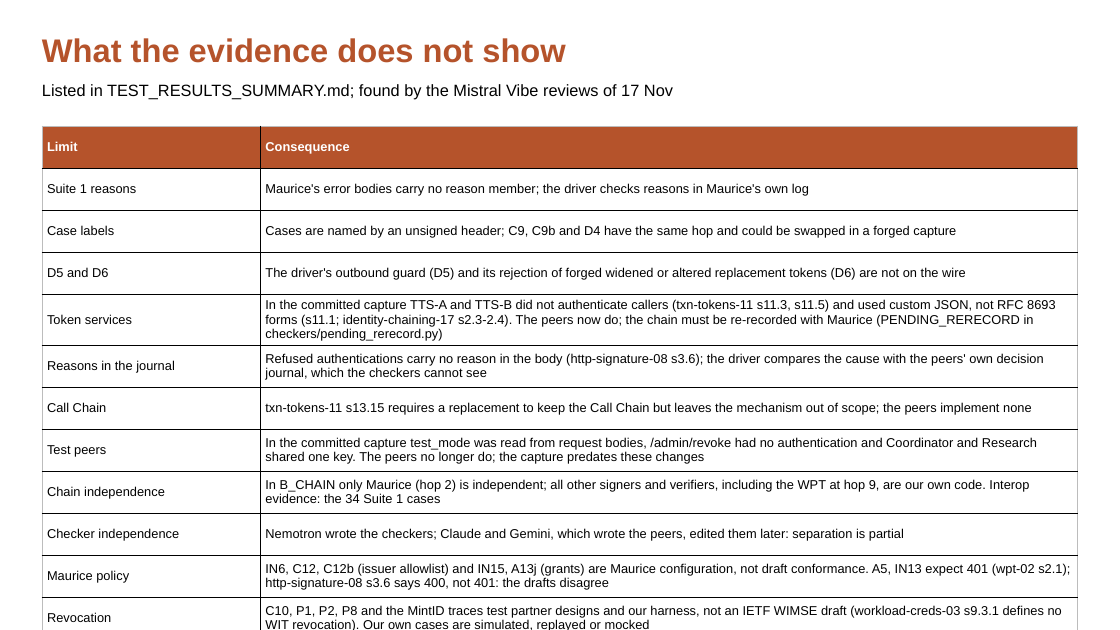
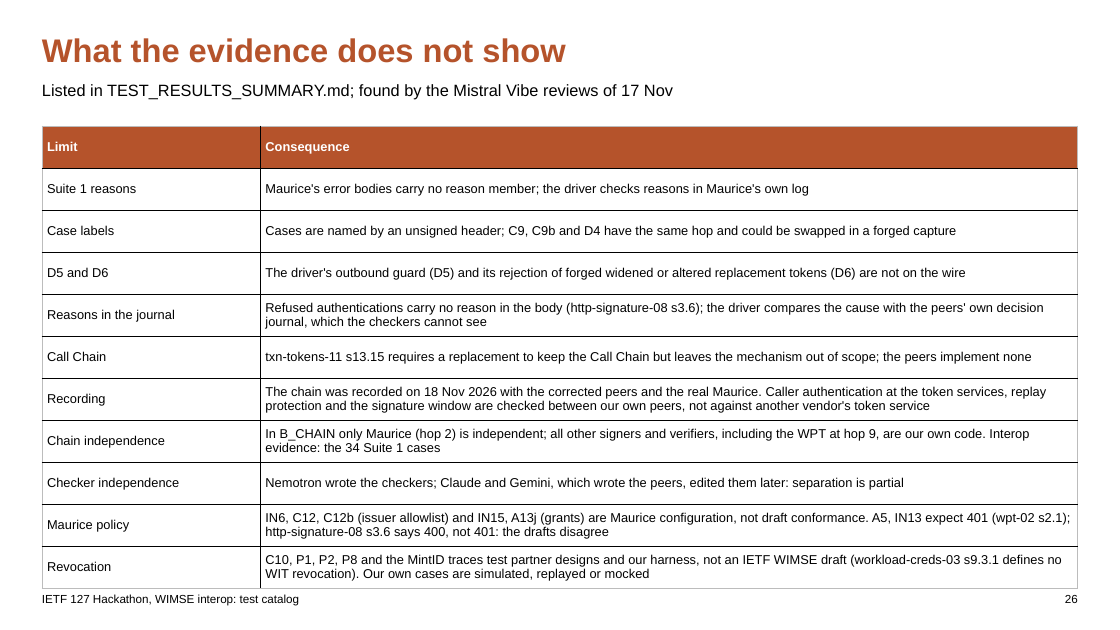
Before and after one commit to apelov/IETF127-Hackathon-AI2II-WIMSE, a slide deck: slide 26 of IETF127_WIMSE_Test_Catalog.pptx. Drawn at 1120x630 pixels with LibreOffice and Linux fonts; fonts in the diff are those of the drawing. Boxes give left, top, right and bottom in pixels: in the first picture for what was removed or moved away, otherwise in the second. Text is boxed around its words. In the diff, an @@ line names an element or a change of style, - is before the commit and + after.

```diff
--- a/IETF127_WIMSE_Test_Catalog.pptx
+++ b/IETF127_WIMSE_Test_Catalog.pptx
@@ table at (42, 126, 1078, 588) @@
-row 5: Token services | In the committed capture TTS-A and TTS-B did not authenticate callers (txn-tokens-11 s11.3, s11.5) and used custom JSON, not RFC 8693 forms (s11.1; identity-chaining-17 s2.3-2.4). The peers now do; the chain must be re-recorded with Maurice (PENDING_RERECORD in checkers/pending_rerecord.py)
-row 7, column 1: Test peers
+row 7, column 1: Recording
-row 7, column 2: In the committed capture test_mode was read from request bodies, /admin/revoke had no authentication and Coordinator and Research shared one key. The peers no longer do; the capture predates these changes
+row 7, column 2: The chain was recorded on 18 Nov 2026 with the corrected peers and the real Maurice. Caller authentication at the token services, replay protection and the signature window are checked between our own peers, not against another vendor's token service
```
Also in this commit, not shown: 5 other slides changed, 25 other files.
